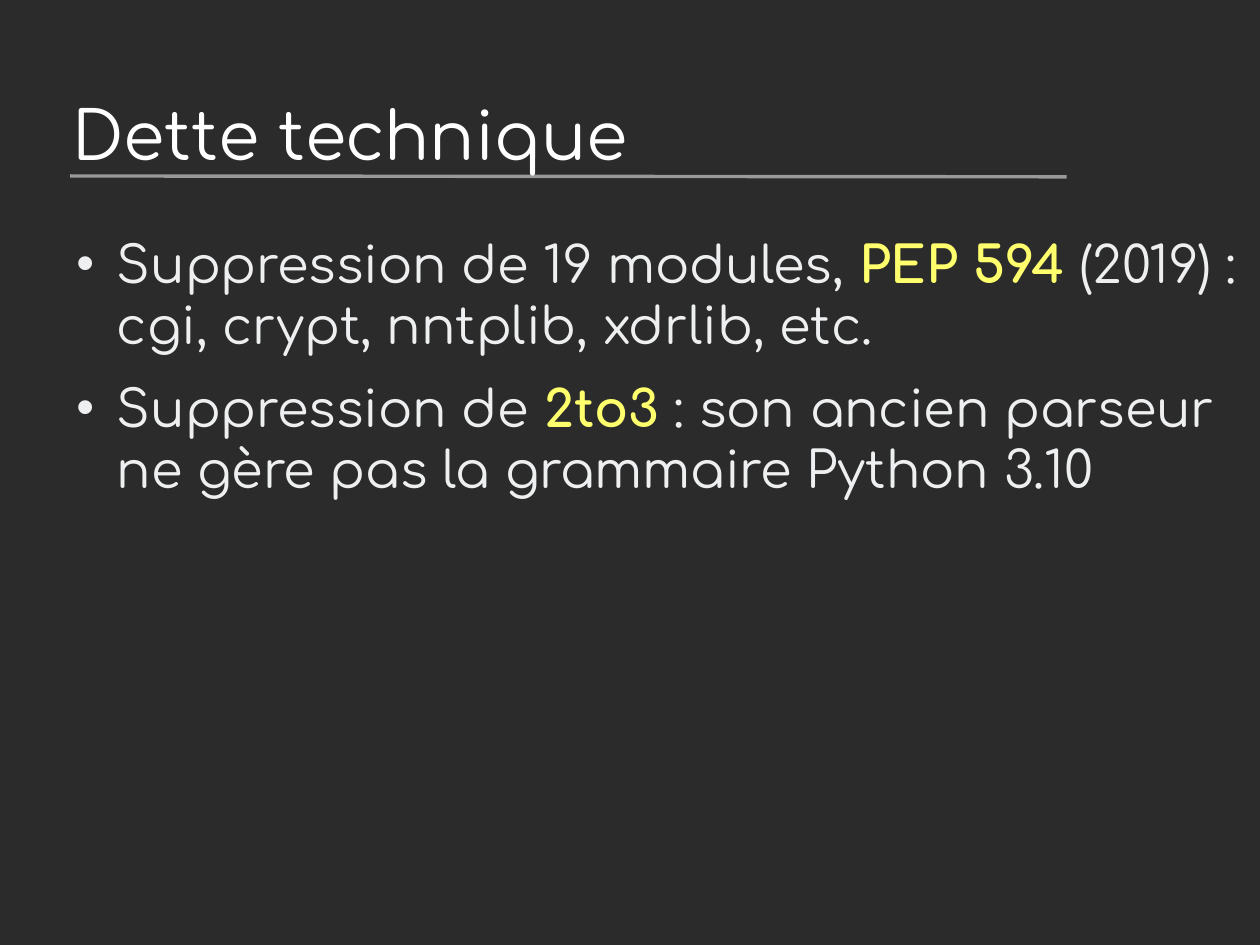
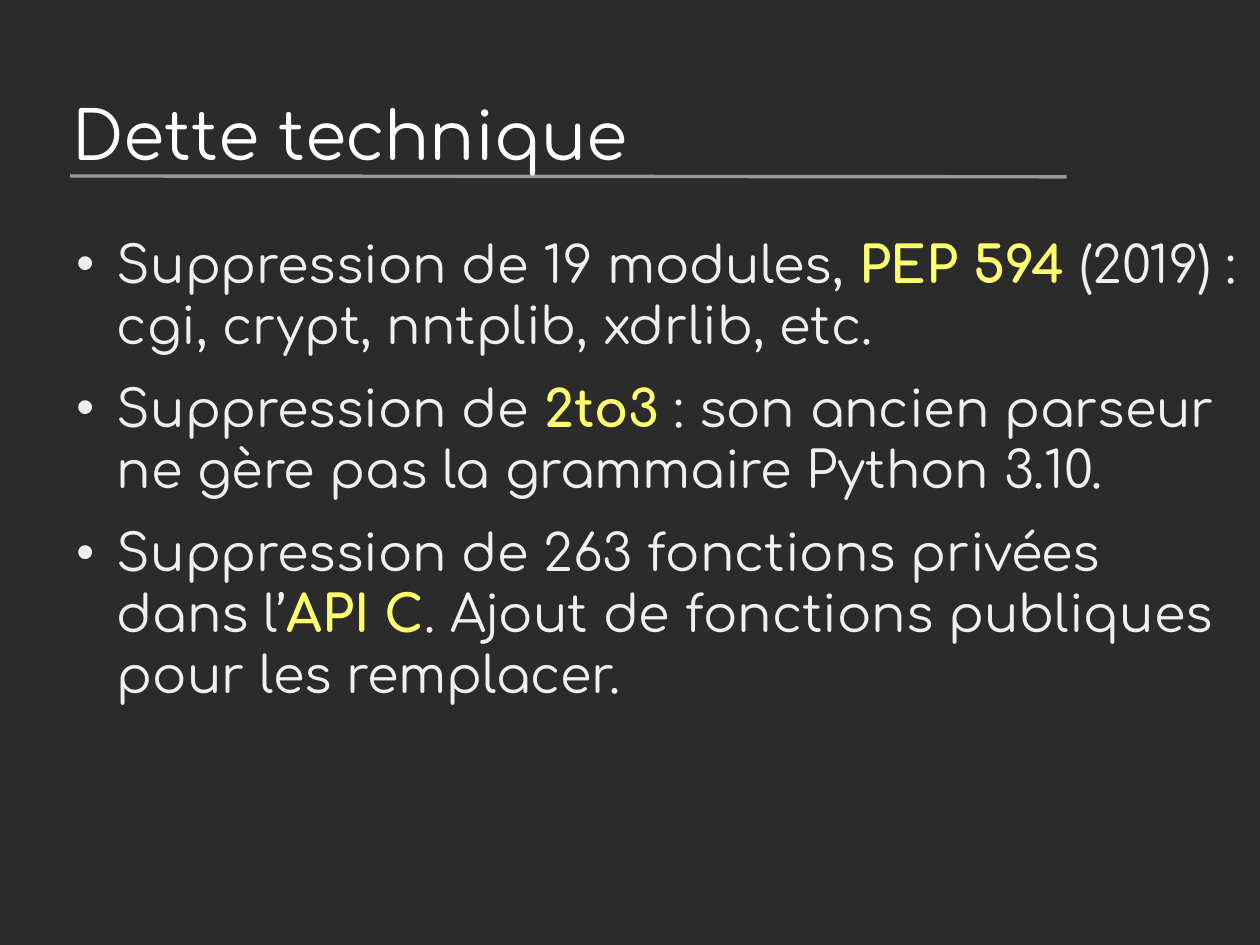
Before and after one commit to vstinner/talks, a slide deck: slide 26 of 2024-PyconFR/nouveautes_python3.13.odp (slide 25 before the commit). Drawn at 1260x945 pixels with LibreOffice and Linux fonts; fonts in the diff are those of the drawing; background and template pictures are left out; a plain dark background stands for a picture behind light text. Boxes give left, top, right and bottom in pixels: in the first picture for what was removed or moved away, otherwise in the second. Text is boxed around its words. In the diff, an @@ line names an element or a change of style, - is before the commit and + after.

```diff
--- a/2024-PyconFR/nouveautes_python3.13.odp
+++ b/2024-PyconFR/nouveautes_python3.13.odp
@@ text at (x1=117, y1=387, x2=1214, y2=705): text changed @@
-• Suppression de 2to3 : son ancien parseur ne gère pas la grammaire Python 3.10
+• Suppression de 2to3 : son ancien parseur ne gère pas la grammaire Python 3.10.
+• Suppression de 263 fonctions privées dans l’API C. Ajout de fonctions publiques pour les remplacer.
```
Also in this commit, not shown: 1 other slide changed, 2 slides added, 2 slides removed.
